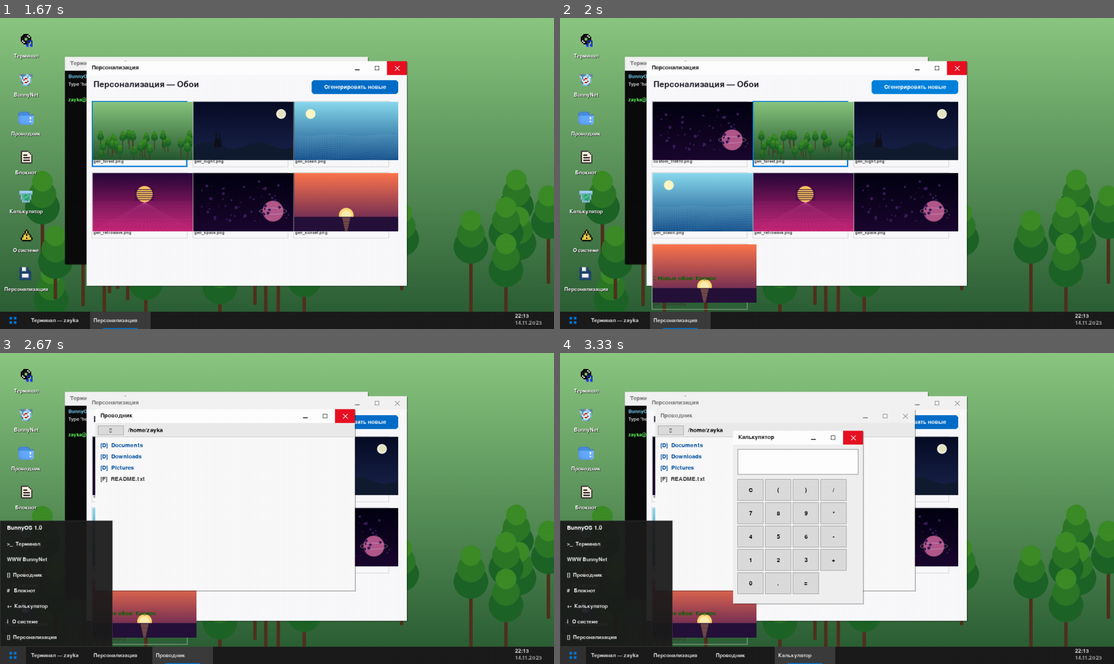
Above: before the commit, frames 1-4 (two rows, left to right).
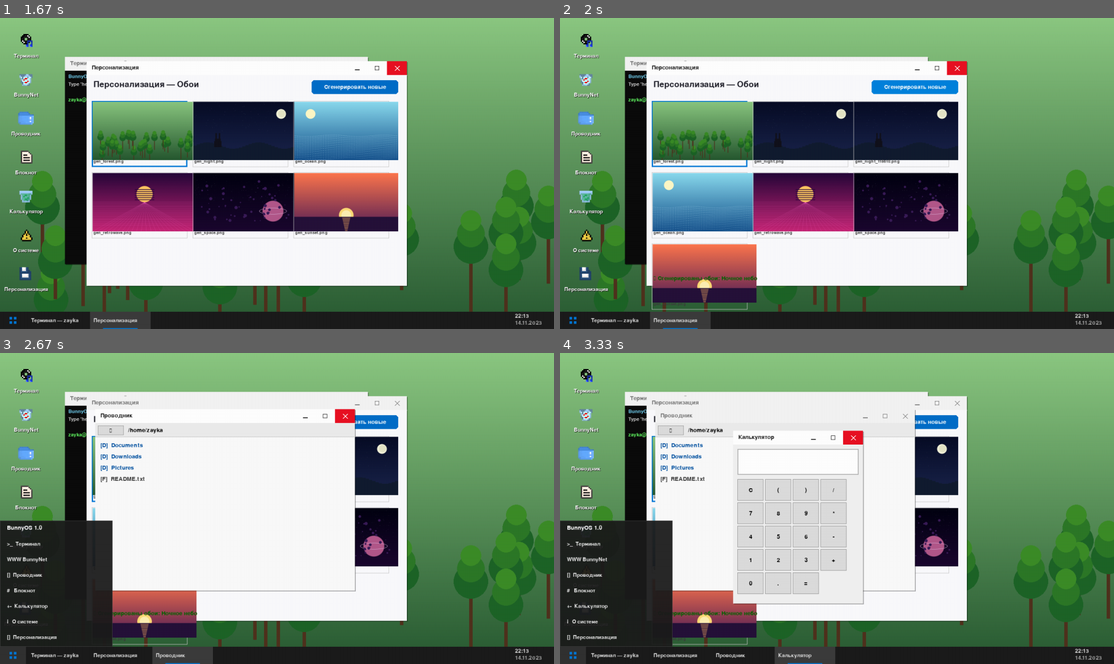
Above: after the commit, the same moments.

Repository: Folombas/PyGame2026
Game: pygame game, started from BunnyOS/main.py
Same seed, same stepped clock (60 frames per second), same inputs: the game is played once before the commit and once after it.
Inputs (mouse positions are in pixels of both pictures, inside the frame that each line leads up to):
- Up to frame 1 (1.67 s): hold Left 0.33-0.87 s; move the mouse to (265, 210) at 0.37 s; hold Down 0.9-1.2 s; click (27, 273) at 1.28 s; tap Enter at 1.57 s
- Up to frame 2 (2 s): click "Сгенерировать новые" at 1.95 s
- Up to frame 3 (2.67 s): click (27, 452) at 2.28 s; click (11, 654) at 2.62 s
- Up to frame 4 (3.33 s): click "BunnyOS 1.0" at 2.95 s; hold Up from 3.23 s (still down)

Frame 1 is identical in both runs. In frame 2, 7.4% of the frame differs, in the area x 16-62%, y 26-85%; in frame 3, 0.3%; in frame 4, 0.3%.

Commit message:
BunnyOS: add real wallpapers from GitHub, update Personalization app

Diff:
--- a/BunnyOS/ui.py
+++ b/BunnyOS/ui.py
@@ -522,21 +522,22 @@
         self._load_list()
 
     def _load_list(self):
-        d = "assets/wallpapers"
-        self.wallpapers = []
-        if os.path.exists(d):
-            for f in sorted(os.listdir(d)):
-                if f.lower().endswith((".jpg", ".jpeg", ".png")):
-                    self.wallpapers.append(os.path.join(d, f))
-        # Создаём превью
+        """Загружает ВСЕ обои из assets/wallpapers/ (включая подпапки)."""
+        import wallpapers_gen
+        self.wallpapers = wallpapers_gen.get_all_wallpapers()
+        self.thumbs = {}
         for p in self.wallpapers:
             try:
                 img = pygame.image.load(p).convert()
-                # Уменьшаем до 240×135
-                thumb = pygame.transform.smoothscale(img, (240, 135))
+                # Пропорционально уменьшаем до ширины 240px
+                w, h = img.get_size()
+                new_w = 240
+                new_h = int(h * new_w / w)
+                thumb = pygame.transform.smoothscale(img, (new_w, new_h))
                 self.thumbs[p] = thumb
             except Exception:
                 pass
+        print(f"[Personalization] Загружено обоев: {len(self.wallpapers)}")
 
     def handle_event(self, event, rect):
         if event.type == pygame.MOUSEBUTTONDOWN and event.button == 1:
@@ -562,21 +563,24 @@
                     return
 
     def _download_new(self):
-        """Генерирует новые обои с случайным seed."""
+        """Генерирует новые процедурные обои."""
         try:
             import random as _r
             import wallpapers_gen
-            self.status = "Генерация..."
+            self.status = "Генерация новых обоев..."
+
+            # Выбираем случайный тип и генерируем с новым сидом
+            name, fname, fn = _r.choice(wallpapers_gen.GENERATORS)
+            surf = fn()
+
+            # Сохраняем под уникальным именем
             seed = _r.randint(1, 999999)
-            # Генерируем случайный тип
-            types = list(wallpapers_gen.GENERATORS)
-            name, fname, fn = _r.choice(types)
-            # Генерируем с новой случайной вариацией через замену seed
-            surf = fn()
-            out = f"assets/wallpapers/custom_{seed}.png"
+            out = f"assets/wallpapers/gen_{fname}_{seed}.png"
             pygame.image.save(surf, out)
+
+            # Обновляем список
             self._load_list()
-            self.status = f"✓ Новые обои: {name}"
+            self.status = f"✓ Сгенерированы обои: {name}"
         except Exception as e:
             self.status = f"✗ {type(e).__name__}: {str(e)[:50]}"
 
--- a/BunnyOS/wallpapers_gen.py
+++ b/BunnyOS/wallpapers_gen.py
@@ -157,12 +157,33 @@
 
 
 def generate_all(out_dir="assets/wallpapers"):
-    """Генерирует все обои и сохраняет в out_dir."""
+    """Генерирует процедурные обои и возвращает список всех доступных."""
     import os
     os.makedirs(out_dir, exist_ok=True)
+    # Генерируем процедурные обои
     for name, fname, fn in GENERATORS:
         surf = fn()
         path = os.path.join(out_dir, f"gen_{fname}.png")
-        pygame.image.save(surf, path)
-        print(f"  ✓ {path}")
-    return len(GENERATORS)
+        if not os.path.exists(path):  # не перезаписываем существующие
+            pygame.image.save(surf, path)
+
+    # Собираем ВСЕ обои из папки (включая скачанные)
+    all_wallpapers = []
+    for root, dirs, files in os.walk("assets/wallpapers"):
+        for f in sorted(files):
+            if f.lower().endswith(('.png', '.jpg', '.jpeg')):
+                all_wallpapers.append(os.path.join(root, f))
+
+    print(f"  ✓ Всего обоев найдено: {len(all_wallpapers)}")
+    return all_wallpapers
+
+
+def get_all_wallpapers():
+    """Возвращает список путей ко всем доступным обоям."""
+    import os
+    all_wallpapers = []
+    for root, dirs, files in os.walk("assets/wallpapers"):
+        for f in sorted(files):
+            if f.lower().endswith(('.png', '.jpg', '.jpeg')):
+                all_wallpapers.append(os.path.join(root, f))
+    return all_wallpapers
